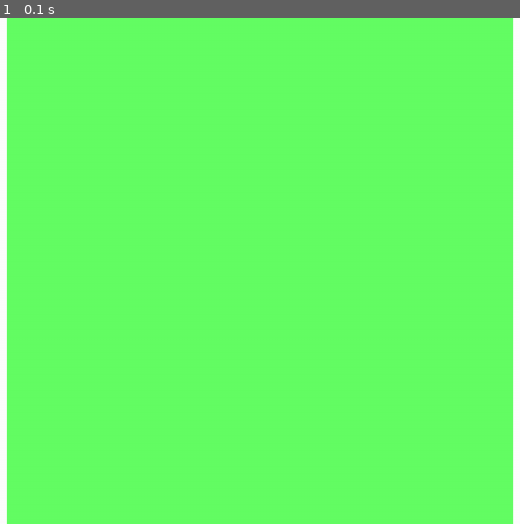
Above: before the commit, frame 1.
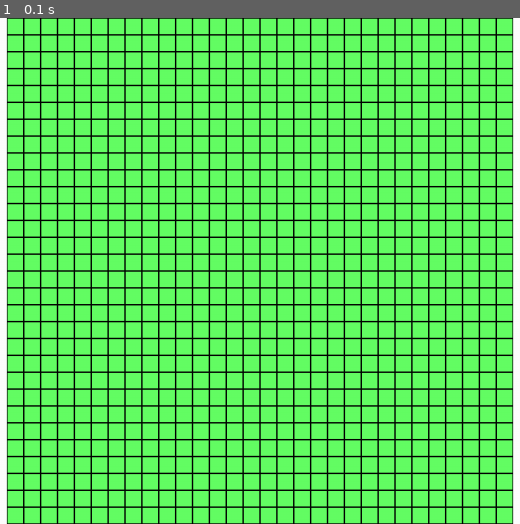
Above: after the commit, the same moment.

Repository: ByPikod/pygame-chronicles
Game: pygame game, started from snake/main.py
The game is run twice, just before and just after one commit, with the same random seed, the same clock (stepped at 60 frames per second) and the same inputs.
Inputs:
- Up to frame 1 (0.1 s): no input

The runs differ from the first frame. In frame 1, 24% of the frame differs, in the area x 1-99%, y 0-100%.

Commit message:
I am tired of pygame's size problems. i need a break for pygame

Diff:
--- a/snake/main.py
+++ b/snake/main.py
@@ -5,7 +5,7 @@
 clock = pygame.time.Clock()
 ds = pygame.display.set_mode(
     size=[1280, 720],
-    flags=HWSURFACE | DOUBLEBUF | RESIZABLE
+    flags=RESIZABLE
 )
 delta = 0
 
@@ -15,6 +15,34 @@
 canvas.fill([100, 255, 100])
 canvas_rect = canvas.get_rect()
 canvas_rect.center = (ds.get_width() / 2, ds.get_height() / 2)
+
+GRID_AMOUNT_IN_A_ROW = 30
+grid_size = canvas_size / GRID_AMOUNT_IN_A_ROW
+
+
+class Snake:
+    snake_tail = [(0, 0), (1, 0), (2, 0)]
+
+    def __init__(self, controller: dict):
+        self.controller = controller
+
+    def handle_movement(self, pressed_keys: dict):
+        pass
+
+
+def draw_grid(surface: pygame.Surface):
+    for x in range(0, GRID_AMOUNT_IN_A_ROW):
+        for y in range(0, GRID_AMOUNT_IN_A_ROW):
+            rect = pygame.Rect((x * grid_size), (y * grid_size), grid_size, grid_size)
+            pygame.draw.rect(surface, (0, 0, 0), rect, 1)
+
+
+snake = Snake({
+    K_w: 0,
+    K_d: 1,
+    K_s: 2,
+    K_a: 3
+})
 
 while True:
 
@@ -27,12 +55,21 @@
 
             ds = pygame.display.set_mode(
                 size=event.dict['size'],
-                flags=HWSURFACE | DOUBLEBUF | RESIZABLE
+                flags=RESIZABLE
             )
+
             canvas_size = min(ds.get_width(), ds.get_height())
-            ds.blit(pygame.transform.scale(canvas, [canvas_size, canvas_size]))
+            canvas = pygame.transform.scale(canvas, [canvas_size, canvas_size])
+            canvas_rect = canvas.get_rect()
+            canvas_rect.center = (ds.get_width() / 2, ds.get_height() / 2)
+            grid_size = canvas_size / GRID_AMOUNT_IN_A_ROW
+
             pygame.display.flip()
 
+    pressed_keys = pygame.key.get_pressed()
+    snake.handle_movement(pressed_keys)
+
+    draw_grid(canvas)
     ds.blit(canvas, canvas_rect)
     pygame.display.update()
     delta = clock.tick(60)
